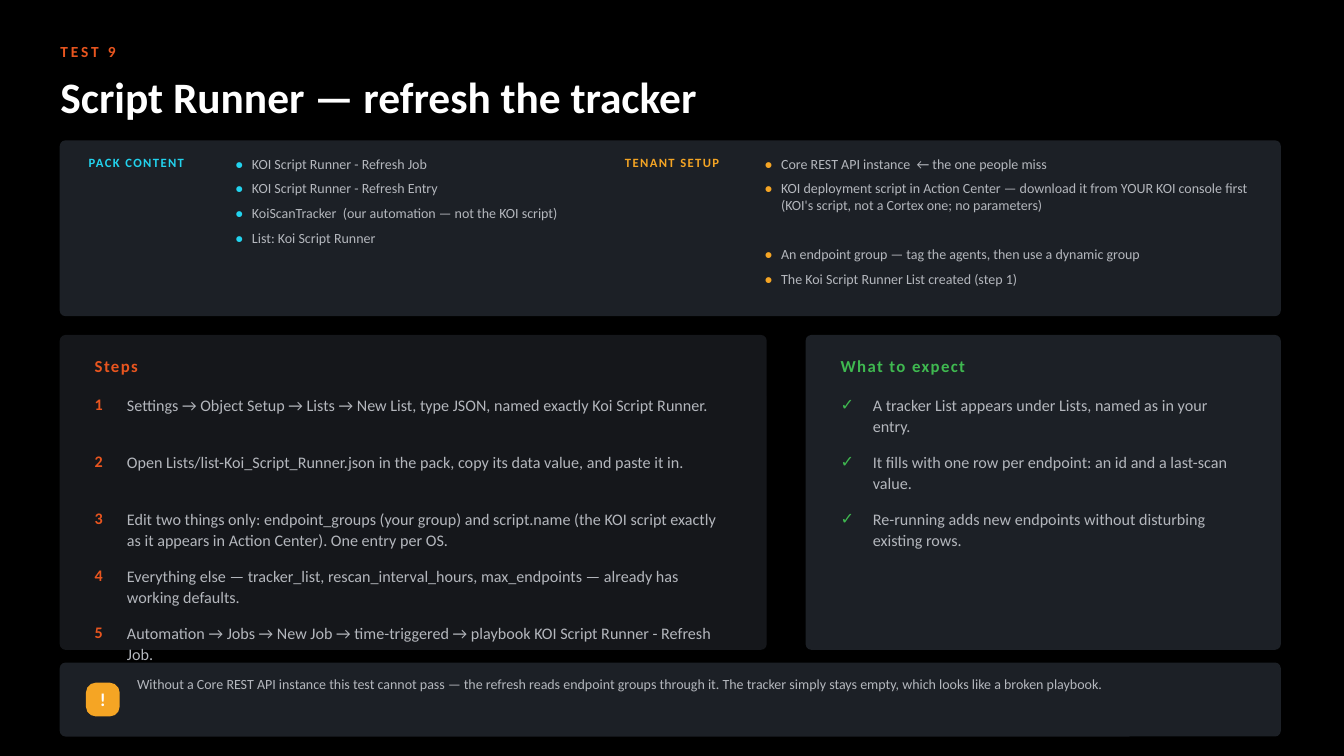
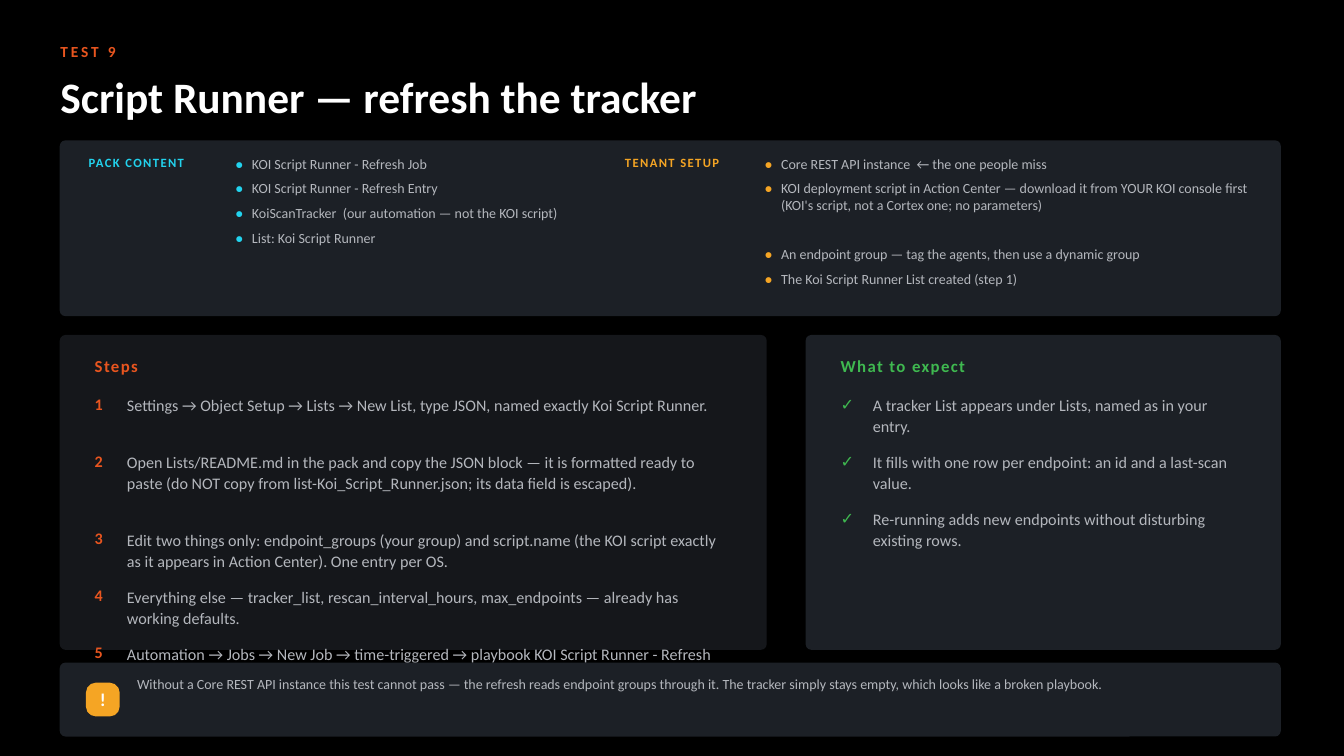
Before and after one commit to ayman-m/koi-xsiam-pack, a slide deck: slide 15 of docs/KOI_Content_Pack_Test_Guide.pptx. Drawn at 1344x756 pixels with LibreOffice and Linux fonts; fonts in the diff are those of the drawing. Boxes give left, top, right and bottom in pixels: in the first picture for what was removed or moved away, otherwise in the second. Text is boxed around its words. In the diff, an @@ line names an element or a change of style, - is before the commit and + after.

```diff
--- a/docs/KOI_Content_Pack_Test_Guide.pptx
+++ b/docs/KOI_Content_Pack_Test_Guide.pptx
@@ text at bbox=[127, 457, 695, 492]: text changed @@
-Open Lists/list-Koi_Script_Runner.json in the pack, copy its data value, and paste it in.
+Open Lists/README.md in the pack and copy the JSON block — it is formatted ready to paste (do NOT copy from list-Koi_Script_Runner.json; its data field is escaped).
@@ 6 texts: place and size @@
-6 texts at bbox=[95, 513, 715, 660]
+6 texts at bbox=[95, 533, 715, 686]
```
Also in this commit, not shown: 6 other files.
